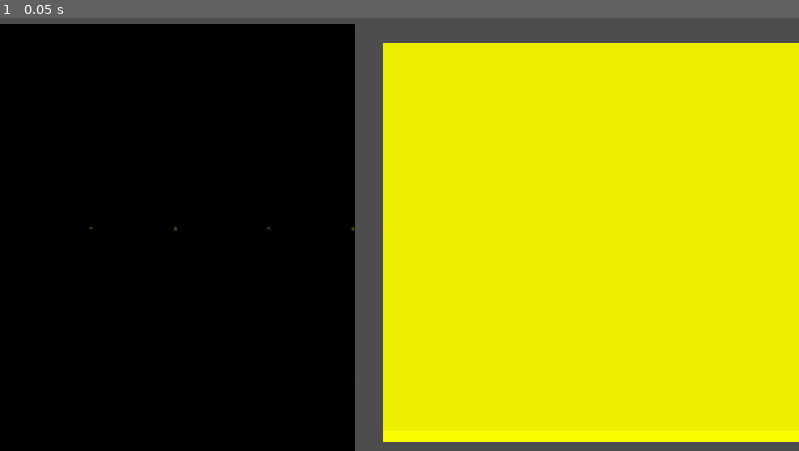
Above: before the commit, frame 1.
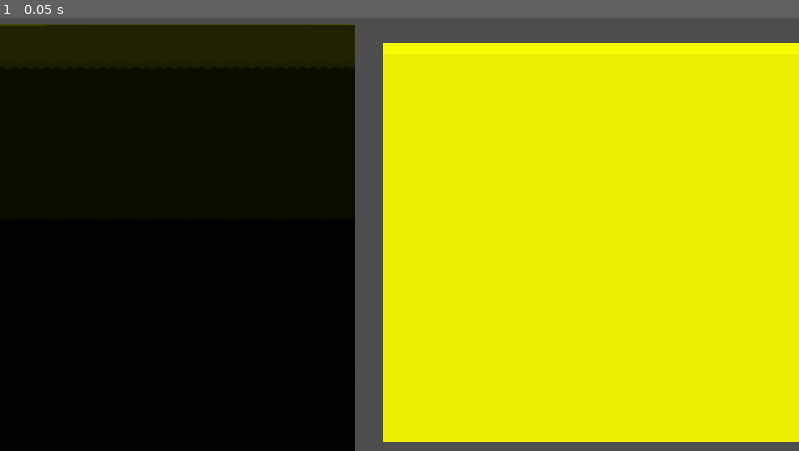
Above: after the commit, the same moment.

Repository: thmasn/Godot-RadianceCascades
Game: Godot game, scene res://RC/SuslikRC.tscn
The game is run twice, just before and just after one commit, with the same random seed, the same clock (stepped at 60 frames per second) and the same inputs. The project has no main scene, so this scene is started directly. A sky picture missing from this copy of the repository is replaced by a grey-blue gradient.
Inputs:
- Up to frame 1 (0.05 s): no input

The runs differ from the first frame. In frame 1, 4.4% of the frame differs, in the area x 0-45%, y 1-50%.

Commit message:
clean up unused code

Diff:
--- a/RC/CubeA.gdshader
+++ b/RC/CubeA.gdshader
@@ -124,21 +124,11 @@
 vec4 main(vec2 fragCoord){
 	vec4 fragColor;
     // Calculate the index for this cubemap texel
-    int face;
-
-    /*if (abs(fragRD.x) > abs(fragRD.y) && abs(fragRD.x) > abs(fragRD.z)) {
-        face = fragRD.x > 0.0 ? 0 : 1;
-    } else if (abs(fragRD.y) > abs(fragRD.z)) {
-        face = fragRD.y > 0.0 ? 2 : 3;
-    } else {
-        face = fragRD.z > 0.0 ? 4 : 5;
-    }*/
-	face = 0;
 
 	vec3 iResolution = vec3(1024., 1024., 1.);
     int i =
         int(fragCoord.x) + int(iResolution.x) *
-        (int(fragCoord.y) + int(iResolution.y) * face);
+        (int(fragCoord.y));
     // Figure out which cascade this pixel is in
     int c_size =
         c_sRes.x * c_sRes.y +
@@ -195,6 +185,7 @@
         vec4 si = hit.radiance;
         // If the visibility term is non-zero
         if (si.a != 0.0) {
+			//this is the merge with above cascade
         	if (n == nCascades - 1) {
                 // If we are the top-level cascade, then there's no other
                 // cascade to merge with, so instead merge with the sky radiance
@@ -242,7 +233,6 @@
 
 void fragment() {
 	vec2 fragCoord = UV*1024.;//TODO: fix this by getting the resolution
-	//fragCoord.y = 1024.-fragCoord.y;
 	COLOR = main(fragCoord);
 	COLOR.a = 1.;
 }
--- a/RC/FinalImage.gdshader
+++ b/RC/FinalImage.gdshader
@@ -5,19 +5,14 @@
 
 #include "RCcommon.gdshaderinc"
 
+//Port of "Radiance Cascades 2d Smooth WIP" by Suslik. https://www.shadertoy.com/view/mlSfRD
+
 // Fork of "Radiance Cascades" by fad. https://shadertoy.com/view/mtlBzX
 // 2023-09-02 14:11:55
-
-// Controls:
-// Click and drag with mouse to draw
-// Press space to toggle betweem emissive and non-emissive brush
-// Press 1 to switch to drawing a temporary light instead of permanent
 
 // A 2D implementation of
 // Radiance Cascades: A Novel Approach to Calculating Global Illumination
 // https://drive.google.com/file/d/1L6v1_7HY2X-LV3Ofb6oyTIxgEaP4LOI6/view
-
-// You can set the parameters to the algorithm in the Common tab
 
 // Sky integral formula taken from
 // Analytic Direct Illumination - Mathis
--- a/RC/SuslikRC.tscn
+++ b/RC/SuslikRC.tscn
@@ -74,7 +74,6 @@
 
 [node name="Sprite2D" type="Sprite2D" parent="."]
 position = Vector2(0, 544)
-scale = Vector2(1, -1)
 texture = SubResource("ViewportTexture_b66n5")
 
 [node name="finalImage" type="SubViewport" parent="."]
@@ -93,7 +92,6 @@
 
 [node name="Sprite2D2" type="Sprite2D" parent="."]
 position = Vector2(1064, 347)
-scale = Vector2(1, -1)
 texture = SubResource("ViewportTexture_kurut")
 
 [node name="Sprite2D3" type="Sprite2D" parent="."]
Not shown, changed: RC/RCcommon.gdshaderinc
